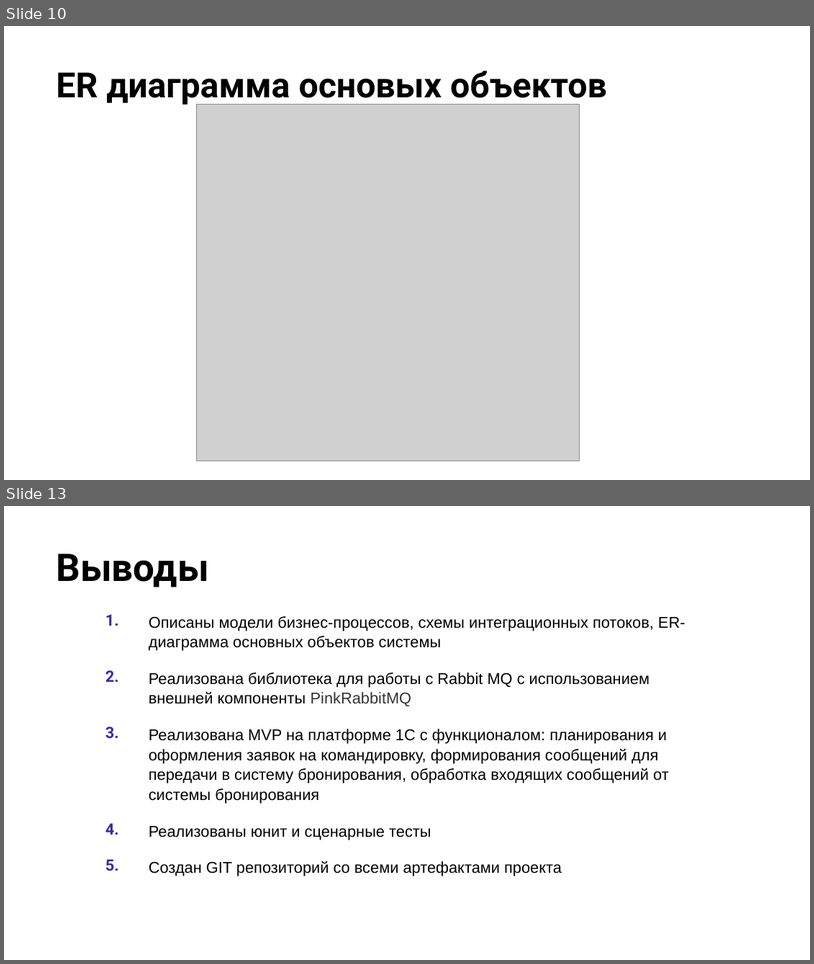
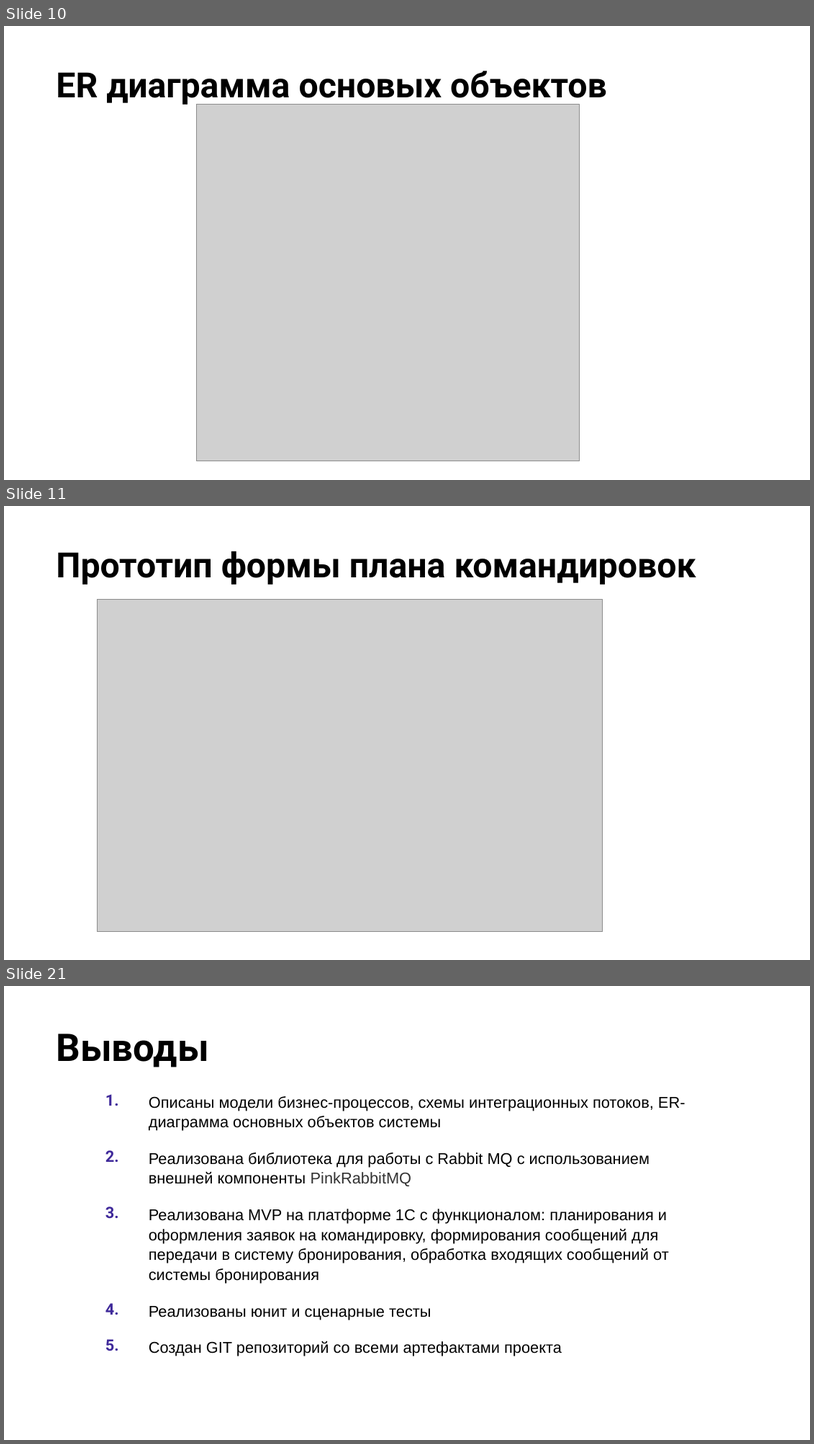
Before and after one commit to EvgeniyKalev/PW, a slide deck: doc/Оформление командировки.pptx. Shown one above the other, each under a label of ours: slides 10 and 13 before the commit, slides 10, 11 and 21 after it; the slides between them are not shown. The pictures are 814x964 and 814x1444 pixels, drawn with LibreOffice and Linux fonts; fonts in the diff are those of the drawing; grey boxes stand for pictures; background and template pictures are left out. Boxes give left, top, right and bottom in pixels: in the first picture for what was removed or moved away, otherwise in the second. Text is boxed around its words. In the diff, an @@ line names an element or a change of style, - is before the commit and + after.

```diff
--- a/doc/Оформление командировки.pptx
+++ b/doc/Оформление командировки.pptx
@@ slide 11 added at (4, 506, 810, 960), background picture (left out) @@
@@ title added at (56, 551, 697, 584), 31 pt, text #000000, bold @@
+Прототип формы плана командировок
@@ picture added at (98, 600, 603, 932) @@
@@ what was slide 13 is now slide 21 @@
```
Also in this commit, not shown: 2 slides changed, 7 other slides added.
